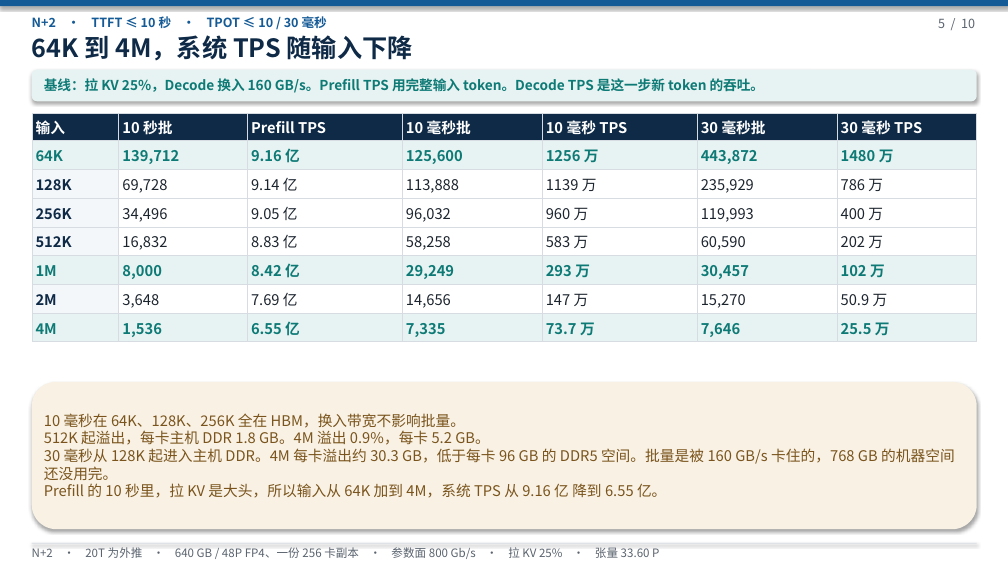
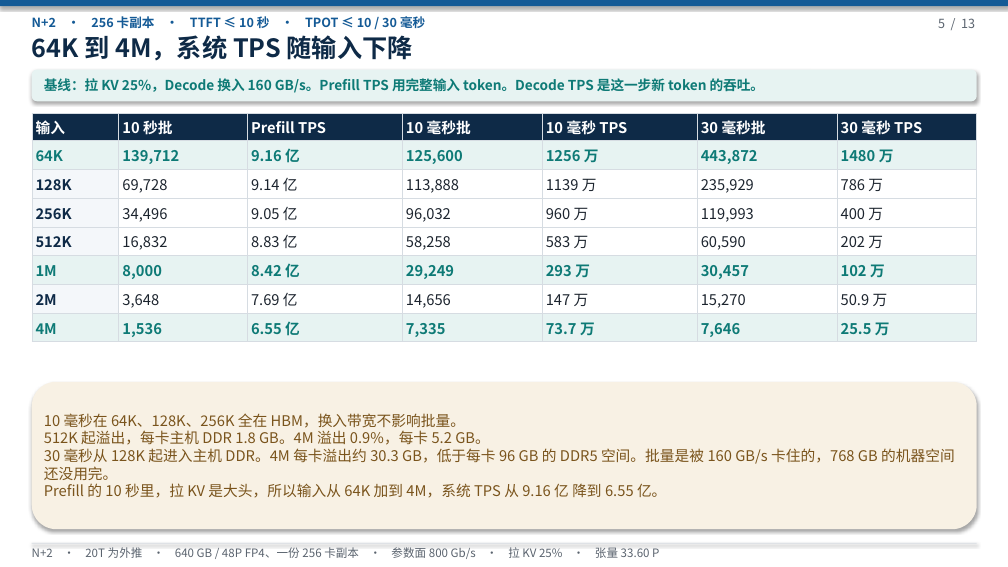
Before and after one commit to 69515164-rgb/UCL-MPComm, a slide deck: slide 5 of docs/deepseek-20t-n2-slo.pptx. Drawn at 1008x567 pixels with LibreOffice and Linux fonts; fonts in the diff are those of the drawing. Boxes give left, top, right and bottom in pixels: in the first picture for what was removed or moved away, otherwise in the second. Text is boxed around its words. In the diff, an @@ line names an element or a change of style, - is before the commit and + after.

```diff
--- a/docs/deepseek-20t-n2-slo.pptx
+++ b/docs/deepseek-20t-n2-slo.pptx
@@ text at box(32, 14, 425, 31): text changed @@
-N+2 · TTFT ≤ 10 秒 · TPOT ≤ 10 / 30 毫秒
+N+2 · 256 卡副本 · TTFT ≤ 10 秒 · TPOT ≤ 10 / 30 毫秒
@@ text at box(938, 18, 975, 28): text changed @@
-5 / 10
+5 / 13
```
Also in this commit, not shown: 9 other slides changed, 3 slides added, 2 other files.
